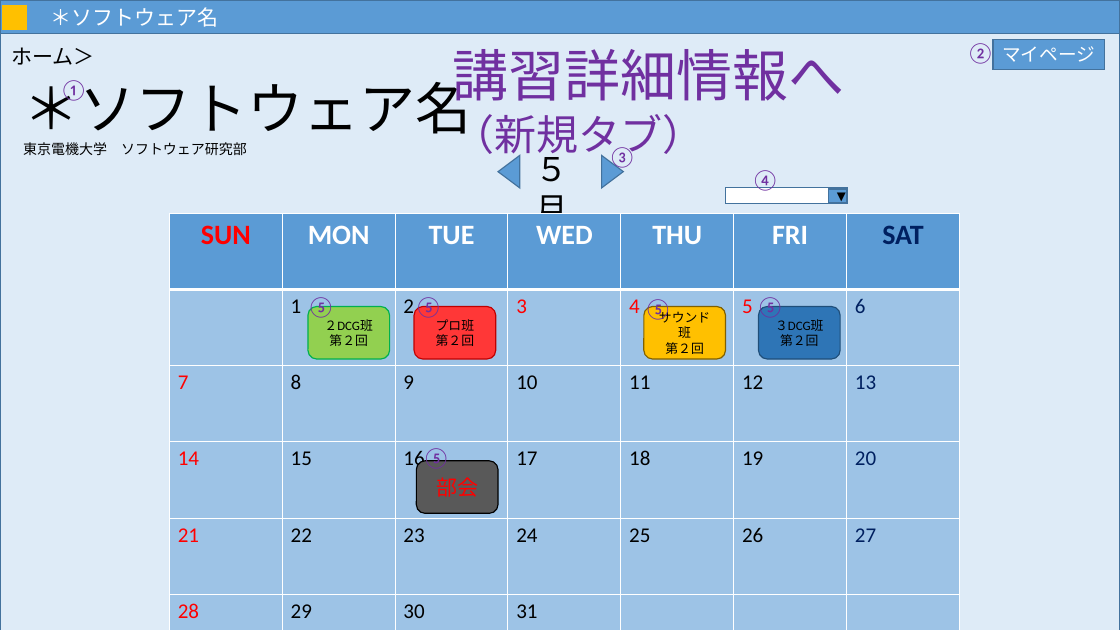
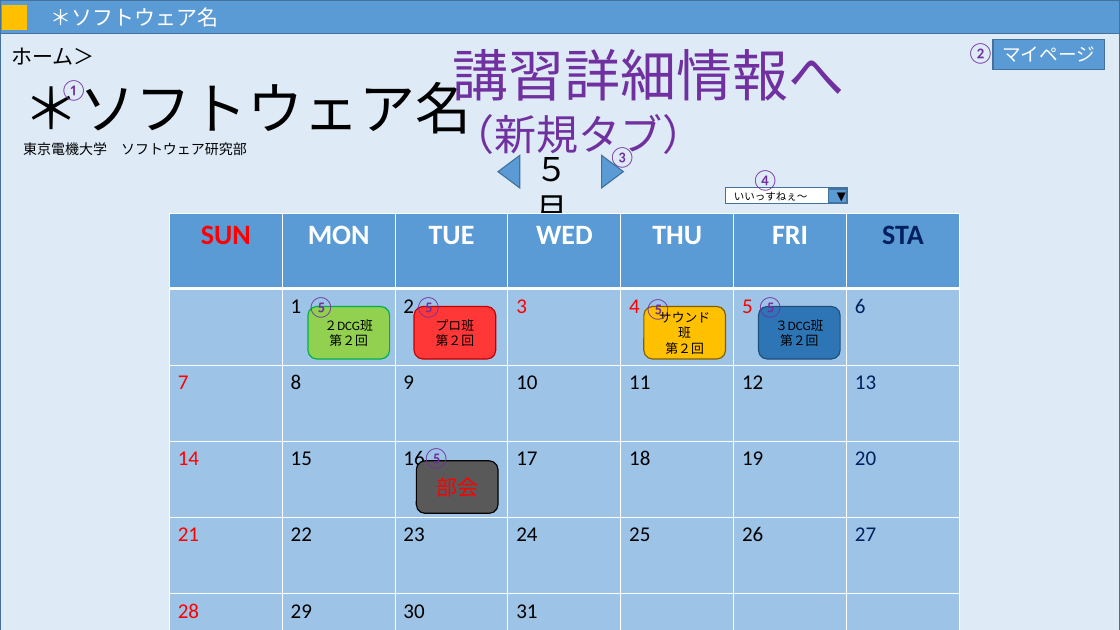
Before and after one commit to MNB-oda/MNB, a slide deck: slide 18 of 提出課題/外部設計書/画面設計.pptx. Drawn at 1120x630 pixels with LibreOffice and Linux fonts; fonts in the diff are those of the drawing. Boxes give left, top, right and bottom in pixels: in the first picture for what was removed or moved away, otherwise in the second. Text is boxed around its words. In the diff, an @@ line names an element or a change of style, - is before the commit and + after.

```diff
--- a/提出課題/外部設計書/画面設計.pptx
+++ b/提出課題/外部設計書/画面設計.pptx
@@ text in rectangle at (734,189,808,201): text added @@
+いいっすねぇ～
@@ table at (170,213,958,630) @@
-row 1, column 7: SAT
+row 1, column 7: STA
```
Also in this commit, not shown: 16 other slides changed, 15 slides removed, 1 other file.
